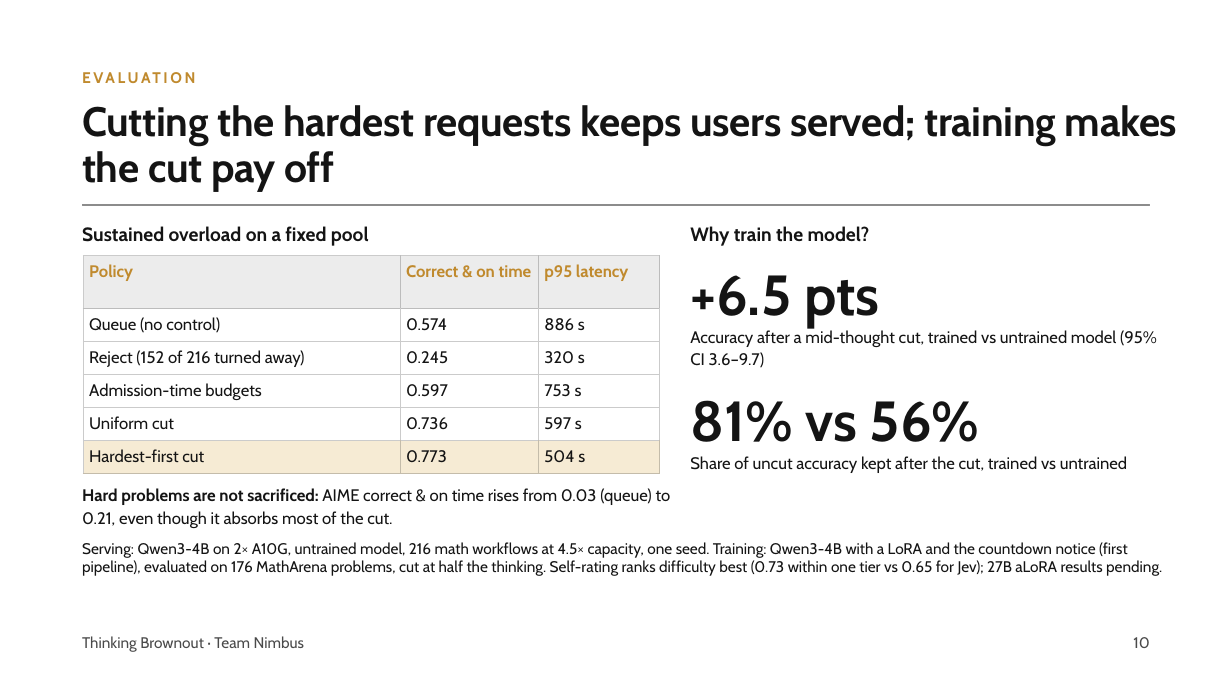
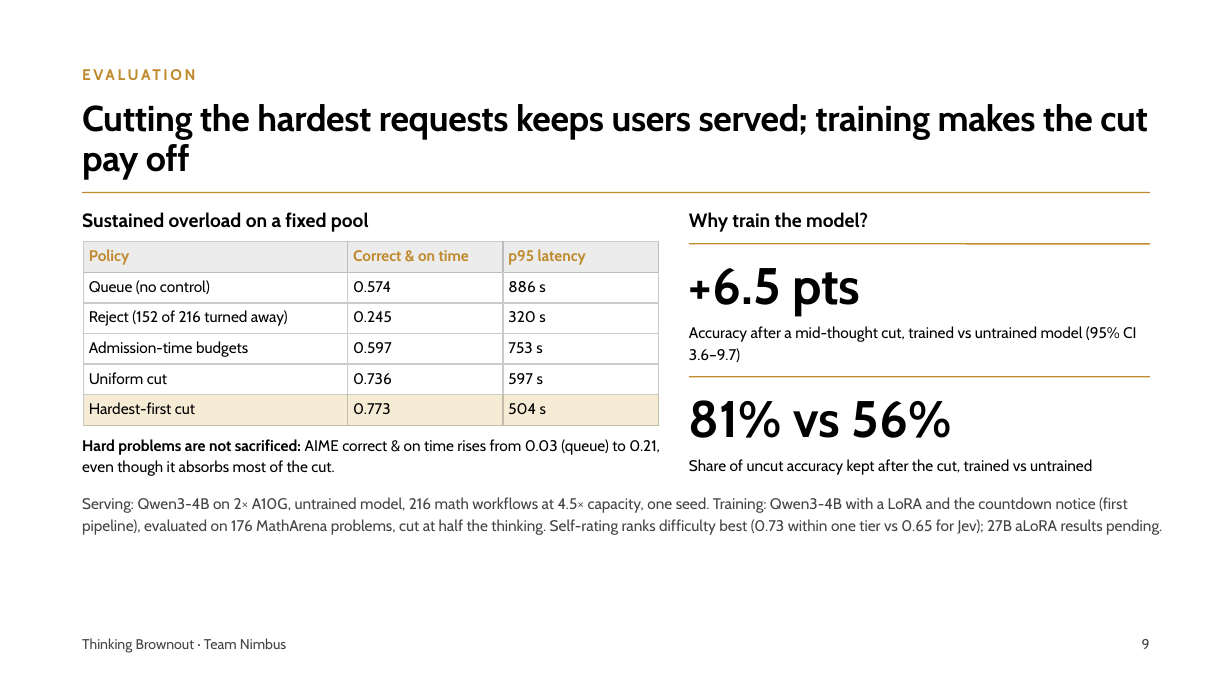
Before and after one commit to pyangyu/team1_nimbus_copy, a slide deck: slide 9 of Symposium Slides.pptx (slide 10 before the commit). Drawn at 1232x693 pixels with LibreOffice and Linux fonts; fonts in the diff are those of the drawing; grey boxes stand for pictures; background and template pictures are left out. Boxes give left, top, right and bottom in pixels: in the first picture for what was removed or moved away, otherwise in the second. Text is boxed around its words. In the diff, an @@ line names an element or a change of style, - is before the commit and + after.

Commit message:
Symposium Slides: merge Harry's training and self-rating slides and Matthew's evaluation footnote, private-cloud intro, evaluation figures, consistent layout

```diff
--- a/Symposium Slides.pptx
+++ b/Symposium Slides.pptx
@@ text "EVALUATION" at bbox=[82, 62, 1182, 86]: line spacing 15.6pt to 16.8pt @@
@@ title "Cutting the hardest requests keeps ..." at bbox=[82, 104, 1148, 180]: size 32 to 28 pt, text colour #141414 to #000000; line spacing 35.8pt to 31.4pt @@
@@ text "Sustained overload on a fixed ...": place and size @@
-text "Sustained overload on a fixed ..." at bbox=[82, 226, 369, 246]
+text "Sustained overload on a fixed ..." at bbox=[82, 212, 369, 232]
@@ text "Sustained overload on a fixed ..." at bbox=[82, 212, 369, 232]: text colour #141414 to #000000 @@
@@ picture removed at bbox=[82, 204, 1151, 205] @@
@@ line added from (82, 192) to (1150, 192), #C08A2E 1 pt @@
@@ text "Why train the model?": place and size @@
-text "Why train the model?" at bbox=[690, 226, 870, 246]
+text "Why train the model?" at bbox=[689, 212, 868, 232]
@@ text "Why train the model?" at bbox=[689, 212, 868, 232]: text colour #141414 to #000000 @@
@@ table at bbox=[83, 242, 658, 425] @@
@@ fill #F6EBD4 to #F6ECD6 in row 6 @@
@@ size 13 to 12 pt @@
@@ text colour #141414 to #000000 in "Queue (no control)", "0.574", "886 s", "Reject (152 of 216 turned away)" and 11 more places @@
@@ line spacing 15.6pt to 14.4pt @@
@@ borders changed @@
@@ table: place and size @@
-table at bbox=[83, 256, 660, 474]
+table at bbox=[83, 242, 658, 425]
@@ text "+6.5 pts" at bbox=[689, 268, 860, 315]: size 44 to 40 pt, text colour #141414 to #000000; line spacing 50.6pt to 46pt @@
@@ line added from (689, 244) to (1150, 244), #C08A2E 1 pt @@
@@ text "Accuracy after a mid-thought cut, ..." at bbox=[689, 326, 1136, 362]: size 13 to 12 pt, text colour #141414 to #000000; line spacing 17.6pt to 16.8pt @@
@@ text "81% vs 56%" at bbox=[689, 400, 952, 438]: size 44 to 40 pt, text colour #141414 to #000000; line spacing 50.6pt to 46pt @@
@@ line added from (689, 377) to (1150, 377), #C08A2E 1 pt @@
@@ text "Hard problems are not sacrificed: ...": place and size @@
-text "Hard problems are not sacrificed: ..." at bbox=[82, 488, 671, 528]
+text "Hard problems are not sacrificed: ..." at bbox=[82, 439, 660, 476]
@@ text "Hard problems are not sacrificed: ..." at bbox=[82, 439, 660, 476]: size 13 to 12 pt, text colour #141414 to #000000; line spacing 17.6pt to 16.2pt @@
@@ text "Share of uncut accuracy kept ..." at bbox=[689, 459, 1092, 475]: size 13 to 12 pt, text colour #141414 to #000000; line spacing 17.6pt to 16.8pt @@
@@ text "Serving: Qwen3-4B on 2× A10G, ...": place and size @@
-text "Serving: Qwen3-4B on 2× A10G, ..." at bbox=[82, 542, 1162, 576]
+text "Serving: Qwen3-4B on 2× A10G, ..." at bbox=[82, 497, 1162, 535]
@@ text "Serving: Qwen3-4B on 2× A10G, ..." at bbox=[82, 497, 1162, 535]: text colour #141414 to #444444; line spacing 1 to 16.8pt @@
@@ text "Thinking Brownout · Team Nimbus" at bbox=[82, 638, 286, 652]: size 12 to 11 pt, text colour #4A4A4A to #444444; line spacing 15.6pt to 15.4pt @@
@@ text removed at bbox=[1133, 637, 1149, 648] @@
-10
@@ text added at bbox=[1142, 639, 1150, 649], 11 pt, text #444444 @@
+9
```
Also in this commit, not shown: 7 other slides changed, 5 slides added, 3 slides removed.
